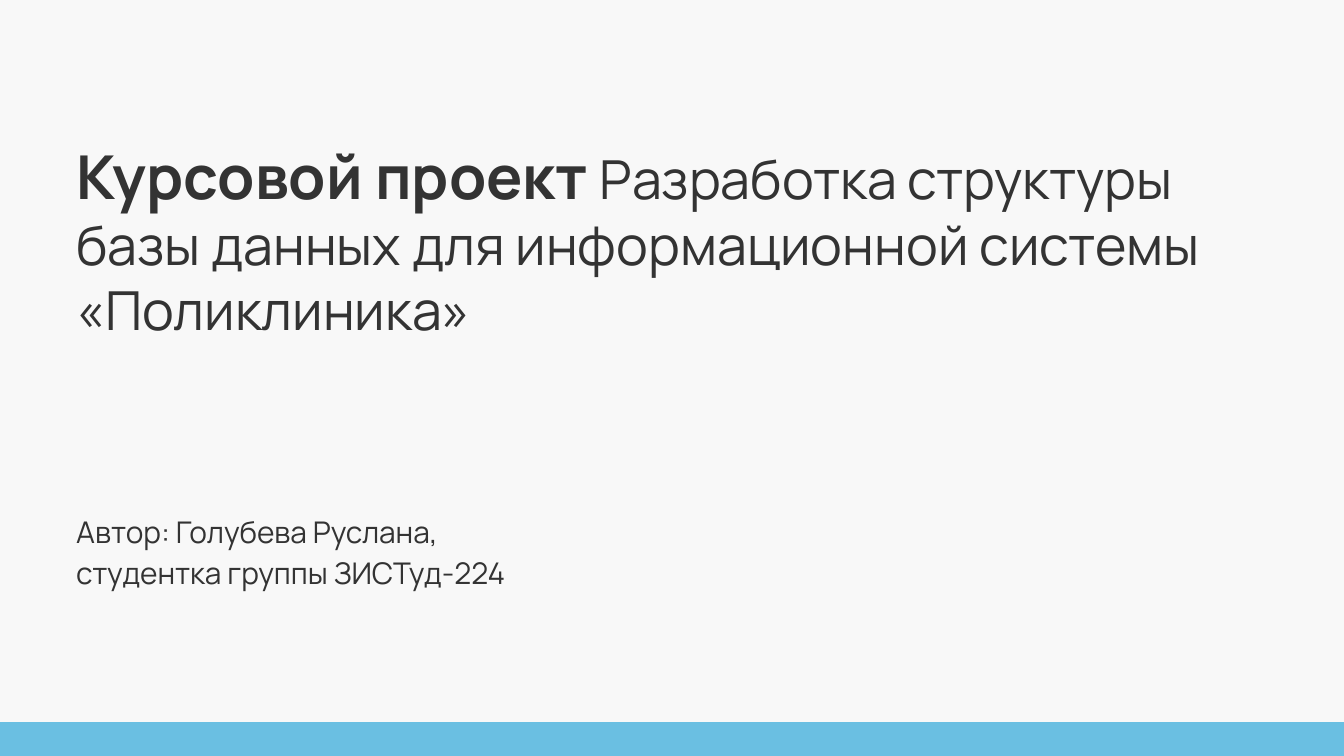
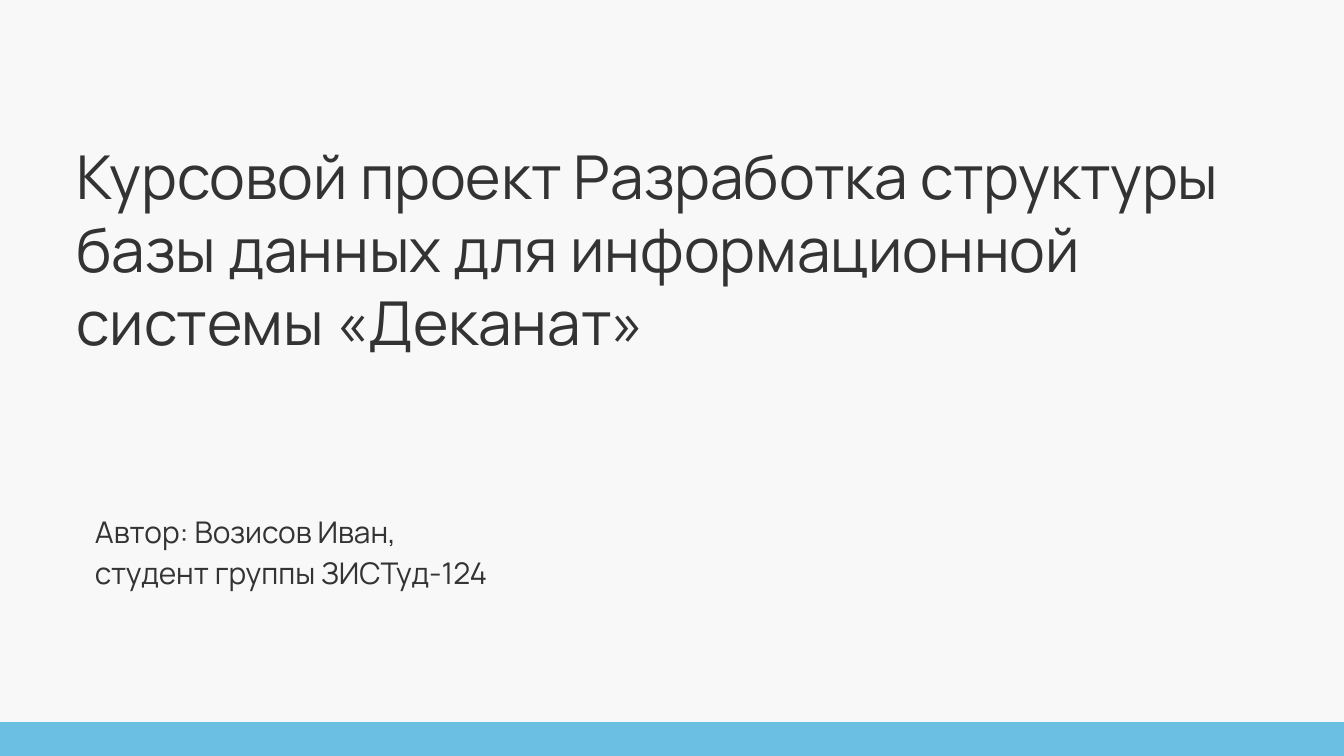
Before and after one commit to ivanv-lab/VLGU, a slide deck: slide 1 of 2 курс/1 семестр/Управление данными/Курсовой проект/Презентация для защиты.pptx. Drawn at 1344x756 pixels with LibreOffice and Linux fonts; fonts in the diff are those of the drawing. Boxes give left, top, right and bottom in pixels: in the first picture for what was removed or moved away, otherwise in the second. Text is boxed around its words. In the diff, an @@ line names an element or a change of style, - is before the commit and + after.

```diff
--- a/2 курс/1 семестр/Управление данными/Курсовой проект/Презентация для защиты.pptx
+++ b/2 курс/1 семестр/Управление данными/Курсовой проект/Презентация для защиты.pptx
@@ title at [76,154,1218,353]: text changed; size 28.8 to 32.4 pt @@
-Курсовой проект Разработка структуры базы данных для информационной системы «Поликлиника»
+Курсовой проект Разработка структуры базы данных для информационной системы «Деканат»
@@ subtitle at [95,521,487,591]: text changed @@
-Автор: Голубева Руслана,
-студентка группы ЗИСТуд-224
+Автор: Возисов Иван,
+студент группы ЗИСТуд-124
```
Also in this commit, not shown: 5 other slides changed, 15 slides added, 13 slides removed, 4 other files.
